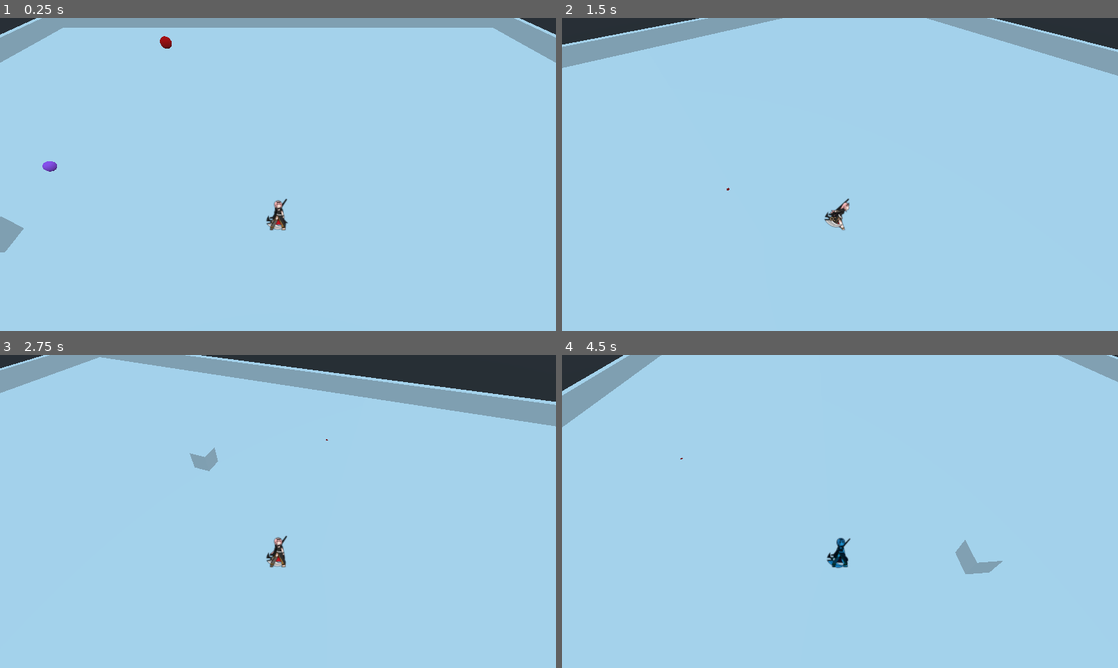
Above: before the commit, frames 1-4 (two rows, left to right).
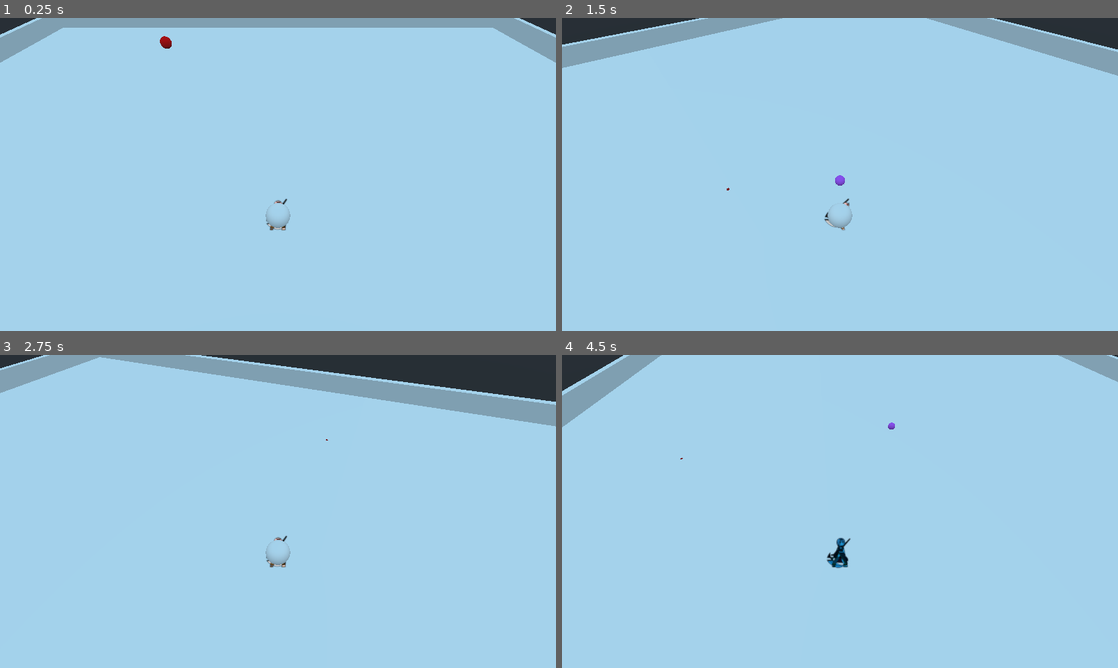
Above: after the commit, the same moments.

Repository: jeyao14/ProjectAeronautica
Game: Godot game, scene res://World/Spatial.tscn
Two runs of this game, one before a commit and one after it. Both use one fixed random seed, a clock stepped at 60 frames per second and the inputs below.
Inputs (mouse positions are in pixels of both pictures, inside the frame that each line leads up to):
- Up to frame 1 (0.25 s): no input
- Up to frame 2 (1.5 s): move the mouse to (962, 158) at 0.52 s; press the mouse at (962, 158) at 0.53 s; hold E (c_rotate_right) 0.53-1.28 s; move the mouse to (728, 190) at 1.27 s; release the mouse at (728, 190) at 1.28 s; hold S (move_back) from 1.28 s (still down); tap Shift (dodgeroll) at 1.35 s
- Up to frame 3 (2.75 s): click (166, 527) at 1.55 s; move the mouse to (333, 442) at 2.02 s; release S (move_back) at 2.03 s; press the mouse at (333, 442) at 2.03 s; hold E (c_rotate_right) from 2.03 s (still down)
- Up to frame 4 (4.5 s): move the mouse to (812, 574) at 2.77 s; release E (c_rotate_right) at 2.78 s; release the mouse at (812, 574) at 2.78 s; hold W (move_forward) 2.78-3.53 s; tap 1 (swap_character_1) at 2.85 s; click (812, 574) at 3.05 s; move the mouse to (1006, 558) at 3.52 s; press the mouse at (1006, 558) at 3.53 s; hold Q (c_rotate_left) from 3.53 s (still down); tap 2 (swap_character_2) at 3.6 s; move the mouse to (673, 464) at 4.27 s; release the mouse at (673, 464) at 4.28 s; tap 3 (swap_character_3) at 4.35 s

The runs differ from the first frame. In frame 1, 0.5% of the frame differs, in the area x 0-53%, y 45-75%; in frame 2, 0.2%; in frame 3, 0.4%; in frame 4, 0.4%.

Commit message:
added shooting mechanic to TestCharacter

Diff:
--- a/src/Characters/Player.gd
+++ b/src/Characters/Player.gd
@@ -11,6 +11,8 @@
 onready var ANIMATION = $AnimationTree.get("parameters/playback")
 onready var SPRITE = $Sprite3D
 onready var HITBOX = get_node("HitBox/CollisionShape")
+
+var mouse_direction = Vector3.ZERO
 
 signal character_active(speed)
 
--- a/src/Characters/Shared/BulletSpawner.gd
+++ b/src/Characters/Shared/BulletSpawner.gd
@@ -4,11 +4,12 @@
 export var bullet_path = "res://Characters/TestCharacter/TestProjectile.tscn"
 export(int) var burst_count = 0
 var burst_timer = 0 setget set_burst_timer
-var cooldown = 5 setget set_cooldown
+var cooldown = .5 setget set_cooldown
 
 onready var BULLET_GROUP = $BulletGroup
 onready var COOLDOWN = $CooldownTimer
 onready var BURST_TIMER = $BurstTimer
+onready var mouse_direction = Vector3.ZERO
 var BULLET
 var shoot = true
 var is_firing = false
@@ -18,32 +19,44 @@
 	BULLET = load(bullet_path)
 	COOLDOWN.wait_time = cooldown
 	BURST_TIMER.wait_time = burst_timer
+	fire()
 	pass # Replace with function body.
 
 func _physics_process(delta):
-	if shoot and not is_firing:
-		fire()
+	pass
 
 
 func fire():
-	is_firing = true
-	if burst_count > 0 and burst_timer > 0:
-		for i in burst_count:
-			if not shoot:
-				break
+	if not is_firing:
+		is_firing = true
+		if burst_count > 0 and burst_timer > 0:
+			for i in burst_count:
+				if not shoot:
+					break
+				spawn_bullet()
+				BURST_TIMER.start()
+				yield(BURST_TIMER, "timeout")
+		else:
 			spawn_bullet()
-			BURST_TIMER.start()
-			yield(BURST_TIMER, "timeout")
-	else:
-		spawn_bullet()
-	COOLDOWN.start()
-	yield(COOLDOWN, "timeout")
-	is_firing = false
+		COOLDOWN.start()
+		yield(COOLDOWN, "timeout")
+		is_firing = false
 
 func spawn_bullet():
+#	print(self.translation)
+	var global_pos = self.global_transform.origin
+	var angle = Vector2(global_pos.x, global_pos.z).angle_to(Vector2(mouse_direction.x, mouse_direction.z))
+	print(angle)
 	var instance = BULLET.instance()
-	instance.translation = self.translation
+	mouse_direction.y = self.global_transform.origin.y
+
+	var direction_vector = (mouse_direction - self.global_transform.origin).normalized()
+
+	instance.direction = direction_vector
+#	print(instance.translation)
 	BULLET_GROUP.add_child(instance)
+	instance.translation = self.global_transform.origin
+	mouse_direction = Vector3.ZERO
 
 func set_burst_timer(value):
 	burst_timer = value
--- a/src/Characters/Shared/BulletSpawner.tscn
+++ b/src/Characters/Shared/BulletSpawner.tscn
@@ -2,17 +2,17 @@
 
 [ext_resource path="res://Characters/Shared/BulletSpawner.gd" type="Script" id=1]
 
-[sub_resource type="CubeMesh" id=1]
+[sub_resource type="SphereMesh" id=1]
 
 [node name="Spawner" type="Spatial"]
 script = ExtResource( 1 )
 burst_count = 10
 
-[node name="BulletGroup" type="Node" parent="."]
-
 [node name="MeshInstance" type="MeshInstance" parent="."]
 mesh = SubResource( 1 )
 material/0 = null
+
+[node name="BulletGroup" type="Node" parent="."]
 
 [node name="CooldownTimer" type="Timer" parent="."]
 one_shot = true
--- a/src/Characters/Shared/CharacterHandler.gd
+++ b/src/Characters/Shared/CharacterHandler.gd
@@ -93,7 +93,7 @@
 #	while()
 
 func process_actions():
-	if Input.is_action_pressed("shoot"):
+	if Input.is_action_just_pressed("shoot"):
 		ACTIVE_CHARACTER.use_attack()
 	if Input.is_action_just_pressed("use_ability"):
 		ACTIVE_CHARACTER.use_ability()
@@ -131,6 +131,10 @@
 	if(result):
 		CURSOR.visible = true;
 		CURSOR.global_transform.origin = result.position;
+#		print(result.position)
+		ACTIVE_CHARACTER.mouse_direction = result.position
+		print(result.position)
+#		print(ACTIVE_CHARACTER.mouse_direction)
 	# else turn off visibility of cursor
 	else:
 		CURSOR.visible = false;
--- a/src/Characters/TestCharacter/TestCharacter.gd
+++ b/src/Characters/TestCharacter/TestCharacter.gd
@@ -1,5 +1,6 @@
 extends Player
 
+onready var SPAWNER = $Spawner
 
 func _ready():
 #	$Projectile.connect("test_signal", self, "test_signal_receive")
@@ -8,6 +9,13 @@
 func _physics_process(delta):
 	set_animation()
 	set_facing()
+
+
+func use_attack():
+	SPAWNER.mouse_direction = mouse_direction
+	SPAWNER.fire()
+	print("using attack");
+
 
 func _on_HitBox_area_entered(area):
 	print("AREA ENTERED")
--- a/src/Characters/TestCharacter/TestCharacter.tscn
+++ b/src/Characters/TestCharacter/TestCharacter.tscn
@@ -1,8 +1,9 @@
-[gd_scene load_steps=14 format=2]
+[gd_scene load_steps=15 format=2]
 
 [ext_resource path="res://Characters/TestCharacter/Assets/calli_spritesheet.png" type="Texture" id=1]
 [ext_resource path="res://Characters/TestCharacter/TestCharacter.gd" type="Script" id=2]
 [ext_resource path="res://Characters/Shared/HitBox.tscn" type="PackedScene" id=3]
+[ext_resource path="res://Characters/Shared/BulletSpawner.tscn" type="PackedScene" id=4]
 
 [sub_resource type="BoxShape" id=11]
 extents = Vector3( 0.605, 0.175, 1.14 )
@@ -101,7 +102,11 @@
 transform = Transform( 0.643798, 0, 0, 0, 1, 0, 0, 0, 1, 0, 0, 0 )
 shape = SubResource( 12 )
 
+[node name="Spawner" parent="." instance=ExtResource( 4 )]
+burst_count = 5
+
 [connection signal="area_entered" from="HitBox" to="." method="_on_HitBox_area_entered"]
 [connection signal="body_entered" from="HitBox" to="." method="_on_HitBox_body_entered"]
 
 [editable path="HitBox"]
+[editable path="Spawner"]
--- a/src/Characters/TestCharacter/TestProjectile.gd
+++ b/src/Characters/TestCharacter/TestProjectile.gd
@@ -2,23 +2,32 @@
 
 
 export var direction = Vector3.FORWARD
-export var speed = 30
+export var speed = 40
 export var damage = 10
+export var max_distance = 0.0
 
-onready var movement_vector = direction * speed
+onready var start_position = global_transform.origin
+
+#onready var movement_vector = direction * speed
+var movement_vector = direction
 
 signal test_signal
 
 # Called when the node enters the scene tree for the first time.
 func _ready():
-
+	movement_vector = direction.rotated(Vector3.UP, self.rotation.y) * speed
 	pass # Replace with function body.
 
 
 func _physics_process(delta):
 	self.translation += movement_vector * delta
+	if max_distance > 0.0:
+		distance_traveled()
 	pass
 
+func distance_traveled():
+	if global_transform.origin.distance_to(start_position) > max_distance:
+		queue_free()
 
 func _on_Projectile_area_entered(area):
 	emit_signal("test_signal")
@@ -28,4 +37,5 @@
 func _on_Projectile_body_entered(body):
 	if body is Enemy:
 		body.hurt_enemy(damage)
+		pass
 	queue_free()
--- a/src/Characters/TestCharacter/TestProjectile.tscn
+++ b/src/Characters/TestCharacter/TestProjectile.tscn
@@ -14,6 +14,8 @@
 collision_layer = 8
 collision_mask = 5
 script = ExtResource( 1 )
+speed = 100
+max_distance = 45.0
 
 [node name="CollisionShape" type="CollisionShape" parent="."]
 shape = SubResource( 1 )
--- a/src/World/Spatial.tscn
+++ b/src/World/Spatial.tscn
@@ -1,9 +1,7 @@
-[gd_scene load_steps=8 format=2]
+[gd_scene load_steps=6 format=2]
 
 [ext_resource path="res://Characters/Shared/CharacterHandler.tscn" type="PackedScene" id=1]
 [ext_resource path="res://Enemies/TestEnemy/TestEnemy.tscn" type="PackedScene" id=2]
-[ext_resource path="res://Characters/TestCharacter/TestProjectile.tscn" type="PackedScene" id=3]
-[ext_resource path="res://Characters/Shared/BulletSpawner.tscn" type="PackedScene" id=4]
 
 [sub_resource type="CubeMesh" id=3]
 
@@ -22,6 +20,7 @@
 transform = Transform( 50, 0, 0, 0, 1, 0, 0, 0, 50, 0, -1.3434, 0 )
 mesh = SubResource( 3 )
 skeleton = NodePath("../../..")
+material/0 = null
 
 [node name="HitBox" type="CollisionShape" parent="Arena/Arena"]
 transform = Transform( 50, 0, 0, 0, 1.26163, 0, 0, 0, 50, 0, -1.80366, 0 )
@@ -35,6 +34,7 @@
 transform = Transform( 50, 0, 0, 0, 2.4767, 0, 0, 0, 0.57708, 0, 0, 0 )
 mesh = SubResource( 3 )
 skeleton = NodePath("../../..")
+material/0 = null
 
 [node name="CollisionShape" type="CollisionShape" parent="Arena/Spatial"]
 transform = Transform( 50, 0, 0, 0, 2.5, 0, 0, 0, 1, 0, 0, 0 )
@@ -48,6 +48,7 @@
 transform = Transform( 50, 0, 0, 0, 2.4767, 0, 0, 0, 0.57708, 0, 0, 0 )
 mesh = SubResource( 3 )
 skeleton = NodePath("../../..")
+material/0 = null
 
 [node name="CollisionShape" type="CollisionShape" parent="Arena/Spatial2"]
 transform = Transform( 50, 0, 0, 0, 2.5, 0, 0, 0, 1, 0, 0, 0 )
@@ -61,6 +62,7 @@
 transform = Transform( 50, 0, 0, 0, 2.4767, 0, 0, 0, 0.57708, 0, 0, 0 )
 mesh = SubResource( 3 )
 skeleton = NodePath("../../..")
+material/0 = null
 
 [node name="CollisionShape" type="CollisionShape" parent="Arena/Spatial3"]
 transform = Transform( 50, 0, 0, 0, 2.5, 0, 0, 0, 1, 0, 0, 0 )
@@ -74,6 +76,7 @@
 transform = Transform( 50, 0, 0, 0, 2.4767, 0, 0, 0, 0.57708, 0, 0, 0 )
 mesh = SubResource( 3 )
 skeleton = NodePath("../../..")
+material/0 = null
 
 [node name="CollisionShape" type="CollisionShape" parent="Arena/Spatial4"]
 transform = Transform( 50, 0, 0, 0, 2.5, 0, 0, 0, 1, 0, 0, 0 )
@@ -84,14 +87,5 @@
 
 [node name="KinematicBody" parent="." instance=ExtResource( 1 )]
 
-[node name="Projectile" parent="." instance=ExtResource( 3 )]
-transform = Transform( 1, 0, 0, 0, 1, 0, 0, 0, 1, 12, 0.817, 17.565 )
-
-[node name="Projectile2" parent="." instance=ExtResource( 3 )]
-transform = Transform( 1, 0, 0, 0, 1, 0, 0, 0, 1, 12, 0.817, 20.4083 )
-
-[node name="Spawner" parent="." instance=ExtResource( 4 )]
-transform = Transform( 1, 0, 0, 0, 1, 0, 0, 0, 1, -21.9954, 1.01308, 1.72486 )
-
 [editable path="KinematicBody"]
 [editable path="KinematicBody/CameraObject"]
